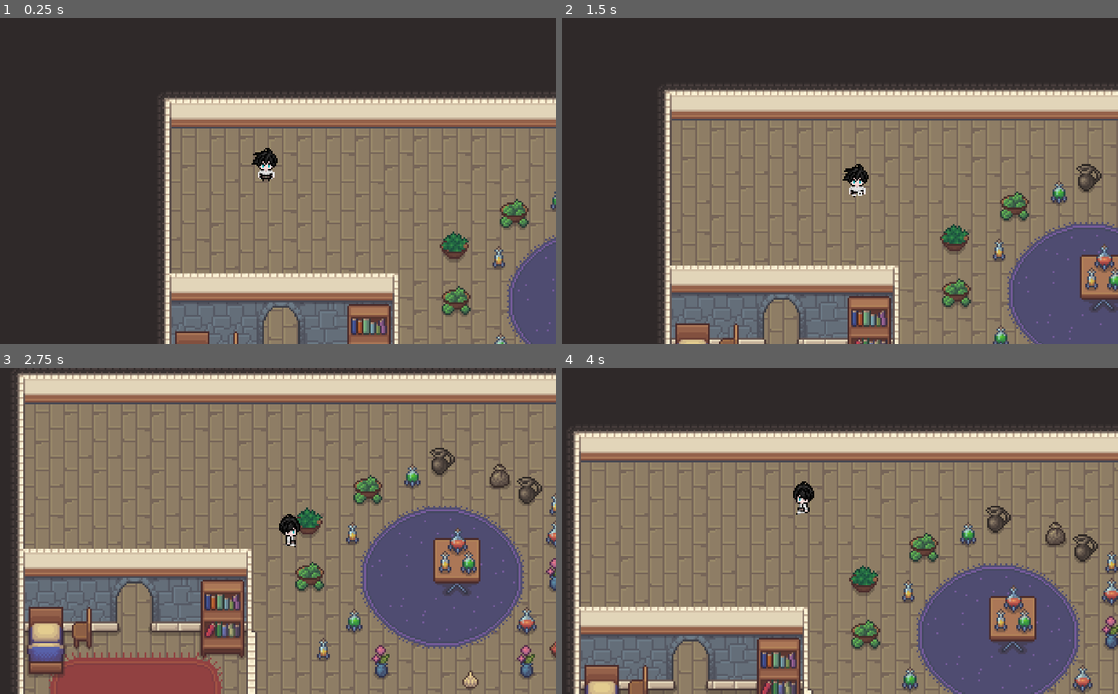
Above: before the commit, frames 1-4 (two rows, left to right).
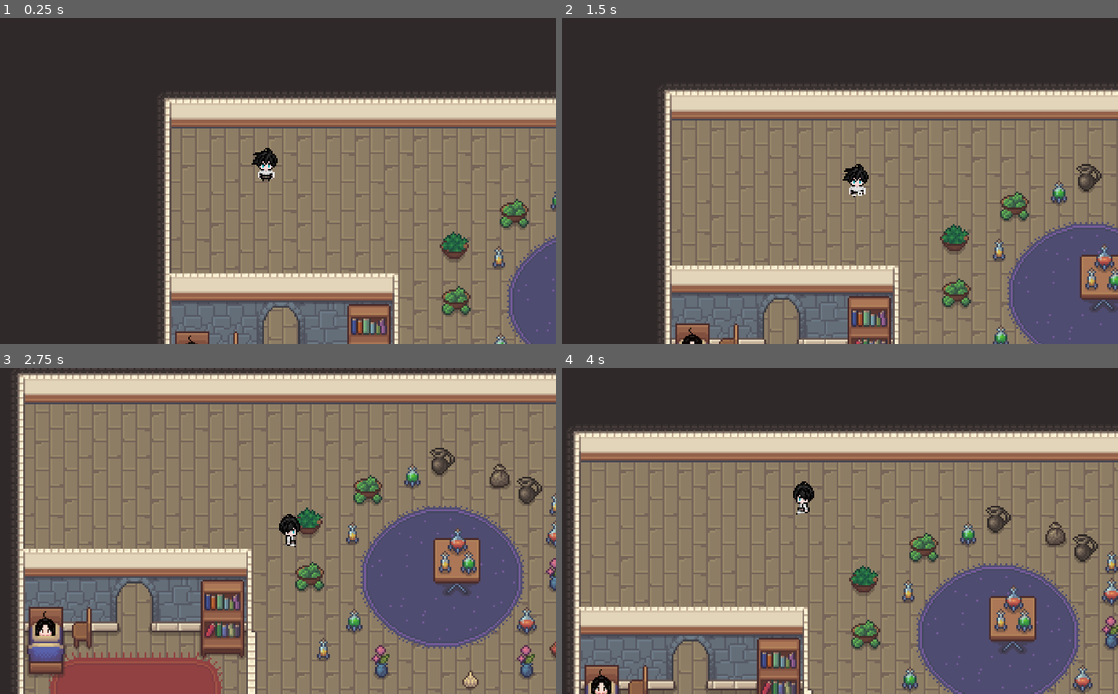
Above: after the commit, the same moments.

Repository: viPipar/Fishing-Game-Project
Game: Godot game, scene res://village/village_scene/home.tscn
The game is run twice, just before and just after one commit, with the same random seed, the same clock (stepped at 60 frames per second) and the same inputs. The project has no main scene, so this scene is started directly.
Inputs:
- Up to frame 1 (0.25 s): no input
- Up to frame 2 (1.5 s): hold D (right) 0.53-1.28 s; hold S (down) from 1.28 s (still down)
- Up to frame 3 (2.75 s): release S (down) at 2.03 s; hold D (right) from 2.03 s (still down)
- Up to frame 4 (4 s): release D (right) at 2.78 s; hold W (up) 2.78-3.53 s; hold A (left) from 3.53 s (still down)

The runs differ from the first frame. In frame 1, less than 0.1% of the frame differs, in the area x 33-36%, y 97-100%; in frame 2, less than 0.1%; in frame 3, 0.2%, in the area x 6-11%, y 74-83%; in frame 4, 0.2%.

Commit message:
nambah heroine

Diff:
--- a/deep-anomaly-fishing/village/village_scene/home.tscn
+++ b/deep-anomaly-fishing/village/village_scene/home.tscn
@@ -1,8 +1,9 @@
-[gd_scene load_steps=14 format=4 uid="uid://borfx4e7ved6t"]
+[gd_scene load_steps=15 format=4 uid="uid://borfx4e7ved6t"]
 
 [ext_resource type="Texture2D" uid="uid://b0fuxyti6etnp" path="res://village/village_asset/walls_floor.png" id="1_1vmyk"]
 [ext_resource type="PackedScene" uid="uid://doybfyiltbtpj" path="res://village/village_scene/MC.tscn" id="2_ut2hd"]
 [ext_resource type="Texture2D" uid="uid://dto733cahjgld" path="res://village/village_asset/Interior.png" id="2_y2v47"]
+[ext_resource type="PackedScene" uid="uid://r8cyjg4kqy6w" path="res://village/village_scene/sister.tscn" id="4_y2v47"]
 
 [sub_resource type="TileSetAtlasSource" id="TileSetAtlasSource_y2v47"]
 texture = ExtResource("1_1vmyk")
@@ -1416,3 +1417,6 @@
 
 [node name="character" parent="." instance=ExtResource("2_ut2hd")]
 position = Vector2(330, 270)
+
+[node name="sister" parent="." instance=ExtResource("4_y2v47")]
+position = Vector2(88, 836)
--- /dev/null
+++ b/deep-anomaly-fishing/village/village_scene/sister.tscn
@@ -0,0 +1,64 @@
+[gd_scene load_steps=7 format=3 uid="uid://r8cyjg4kqy6w"]
+
+[ext_resource type="Texture2D" uid="uid://cp62c53abyplg" path="res://village/village_asset/Heroine_Idle.png" id="1_t060s"]
+
+[sub_resource type="AtlasTexture" id="AtlasTexture_5b8cf"]
+atlas = ExtResource("1_t060s")
+region = Rect2(0, 0, 480, 480)
+
+[sub_resource type="AtlasTexture" id="AtlasTexture_5i6jg"]
+atlas = ExtResource("1_t060s")
+region = Rect2(480, 0, 480, 480)
+
+[sub_resource type="AtlasTexture" id="AtlasTexture_44oal"]
+atlas = ExtResource("1_t060s")
+region = Rect2(0, 480, 480, 480)
+
+[sub_resource type="AtlasTexture" id="AtlasTexture_dku20"]
+atlas = ExtResource("1_t060s")
+region = Rect2(480, 480, 480, 480)
+
+[sub_resource type="SpriteFrames" id="SpriteFrames_up286"]
+animations = [{
+"frames": [{
+"duration": 1.0,
+"texture": SubResource("AtlasTexture_5b8cf")
+}, {
+"duration": 1.0,
+"texture": SubResource("AtlasTexture_5i6jg")
+}, {
+"duration": 1.0,
+"texture": SubResource("AtlasTexture_44oal")
+}, {
+"duration": 1.0,
+"texture": SubResource("AtlasTexture_dku20")
+}, {
+"duration": 1.0,
+"texture": SubResource("AtlasTexture_5b8cf")
+}, {
+"duration": 1.0,
+"texture": SubResource("AtlasTexture_5i6jg")
+}, {
+"duration": 1.0,
+"texture": SubResource("AtlasTexture_dku20")
+}, {
+"duration": 1.0,
+"texture": SubResource("AtlasTexture_5b8cf")
+}, {
+"duration": 1.0,
+"texture": SubResource("AtlasTexture_5i6jg")
+}, {
+"duration": 1.0,
+"texture": SubResource("AtlasTexture_dku20")
+}],
+"loop": true,
+"name": &"idle",
+"speed": 5.0
+}]
+
+[node name="sister" type="AnimatedSprite2D"]
+scale = Vector2(0.3, 0.3)
+sprite_frames = SubResource("SpriteFrames_up286")
+animation = &"idle"
+autoplay = "idle"
+frame_progress = 0.696302
Binary file added: deep-anomaly-fishing/village/village_asset/Heroine_Idle.png
Not shown, added: deep-anomaly-fishing/village/village_asset/Heroine_Idle.png.import
